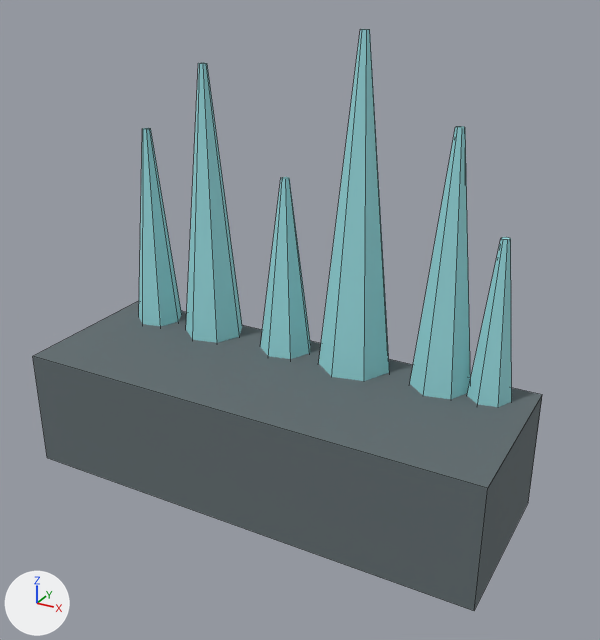
What one commit did to the OBJ model assets/blockout/environment/silica_cliff_a.obj.
Before and after are seen from a camera (50 mm lens) standing at (6.98, -12.52, 9.39) and looking at (0.39, -0.54, 3.4). Every picture has the same lights, and +X, +Y and +Z are marked at lower left. The older version comes first. Mesh edges are drawn as thin lines. Where no turn or scale is listed for an object, it has been applied to the vertices. Vertices at exactly the same position are counted once.

The first picture shows 'silica_cliff_a'.
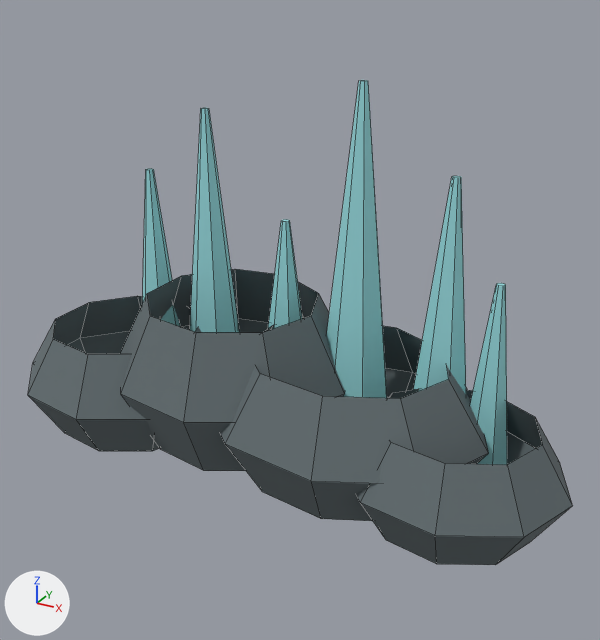
What differs and where, as boxes (x1, y1, x2, y2) in the pictures (600 x 640 px; the box of a moved part takes in the faces that stretch with it):
'silica_cliff_a', reshaped (7% wider, 17% shorter): before (33, 29, 542, 611); after (28, 80, 573, 565)
part 1 of me_silica_cliff_a, moved or reshaped: before (139, 128, 182, 326); after (142, 169, 180, 327)
part 2 of me_silica_cliff_a, moved or reshaped: before (186, 63, 242, 343); after (190, 108, 240, 333)
part 3 of me_silica_cliff_a, moved or reshaped: before (260, 177, 311, 359); after (268, 219, 302, 329)
part 4 of me_silica_cliff_a, moved or reshaped: before (319, 29, 389, 381); after (327, 80, 387, 398)
part 5 of me_silica_cliff_a, moved or reshaped: before (410, 126, 470, 399); after (413, 176, 466, 394)
part 6 of me_silica_cliff_a, moved or reshaped: before (467, 237, 512, 407); after (470, 283, 507, 465)
part 7 of me_silica_cliff_a, rebuilt (47% narrower, 37% shorter): before (33, 301, 542, 611); after (221, 325, 488, 521)
part 8 of me_silica_cliff_a, added: after (28, 296, 202, 451)
part 9 of me_silica_cliff_a, added: after (120, 269, 345, 471)
part 10 of me_silica_cliff_a, added: after (356, 389, 573, 565)

Patch to the scene script:
```diff
--- a/assets/blockout/environment/silica_cliff_a.obj.py
+++ b/assets/blockout/environment/silica_cliff_a.obj.py
@@ me_silica_cliff_a @@
 # used by ob_silica_cliff_a; location = (0.0, 0.0, 0.0)
-me_silica_cliff_a.from_pydata(...)  # 188 vertices, 102 faces; spans x -4.5..4.5, y -2.35..1.87, z 0.0..8.3
+me_silica_cliff_a.from_pydata(...)  # 296 vertices, 168 faces; spans x -5.57..5.5, y -2.77..1.97, z 0.0..7.5
+# me_silica_cliff_a part 1: the loose piece of 14 vertices spanning x -4.0..-2.95, y -0.19..0.89, z 1.5..6.3 is moved by (0.0, 0.0, -0.8)
+# me_silica_cliff_a part 2: the loose piece of 14 vertices spanning x -2.71..-1.42, y -0.31..1.01, z 1.5..7.6 is moved by (0.0, 0.0, -0.8)
+# me_silica_cliff_a part 3: the loose piece of 14 vertices spanning x -0.96..0.22, y -0.25..0.95, z 1.5..5.7 is moved by (0.0, 0.0, -0.8)
+# me_silica_cliff_a part 4: the loose piece of 14 vertices spanning x 0.4..1.88, y -0.41..1.11, z 1.5..8.3 is moved by (0.0, 0.0, -0.8)
+# me_silica_cliff_a part 5: the loose piece of 14 vertices spanning x 2.22..3.44, y -0.27..0.97, z 1.5..6.9 is moved by (0.0, 0.0, -0.8)
+# me_silica_cliff_a part 6: the loose piece of 14 vertices spanning x 3.27..4.18, y -0.12..0.82, z 1.5..5.2 is moved by (0.0, 0.0, -0.8)
+# me_silica_cliff_a part 7: the loose piece of 8 vertices spanning x -4.5..4.5, y -2.35..0.85, z 0.0..2.3 is rebuilt with 27 vertices and now spans x -1.24..4.0, y -2.67..1.67, z 0.5..2.9
+# me_silica_cliff_a part 8: a new loose piece of 27 vertices spanning x -5.57..-1.3, y -2.77..1.37, z 0.44..2.56, in mat_rock (grey #616c6f)
+# me_silica_cliff_a part 9: a new loose piece of 27 vertices spanning x -3.46..1.2, y -2.57..1.97, z 0.59..3.41, in mat_rock (grey #616c6f)
+# me_silica_cliff_a part 10: a new loose piece of 27 vertices spanning x 1.62..5.5, y -2.57..0.97, z 0.4..2.3, in mat_rock (grey #616c6f)
+# other edits to the shape of me_silica_cliff_a do not show in these pictures
 me_silica_cliff_a.materials.append(mat_rock)
```
